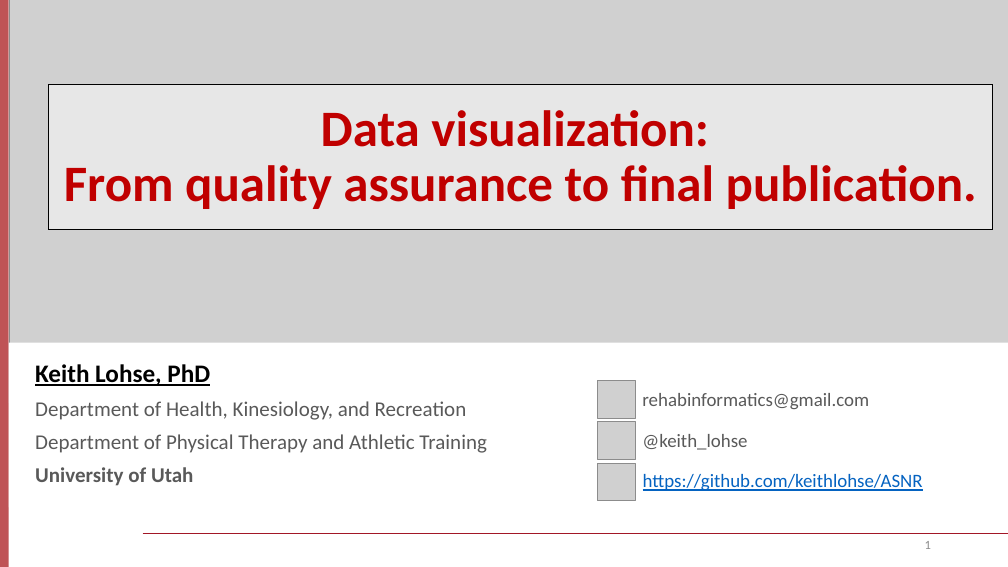
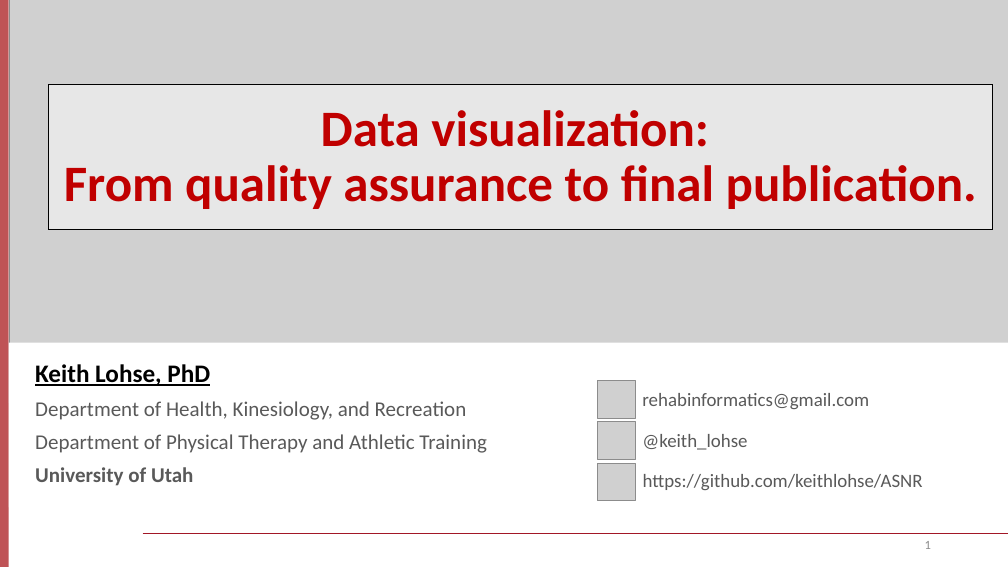
Before and after one commit to keithlohse/ASNR, a slide deck: slide 1 of ASNR_2019_workshop/lohse_ASNR_2019.pptx. Drawn at 1008x567 pixels with LibreOffice and Linux fonts; fonts in the diff are those of the drawing; grey boxes stand for pictures; background and template pictures are left out. Boxes give left, top, right and bottom in pixels: in the first picture for what was removed or moved away, otherwise in the second. Text is boxed around its words. In the diff, an @@ line names an element or a change of style, - is before the commit and + after.

Commit message:
Minor edits
Minor edits to power points and script. Getting ready for ASNR.

```diff
--- a/ASNR_2019_workshop/lohse_ASNR_2019.pptx
+++ b/ASNR_2019_workshop/lohse_ASNR_2019.pptx
@@ text "https://github.com/keithlohse/ASNR" at box(643, 474, 923, 490): text colour #0563C1 to #595959, underline off @@
```
Also in this commit, not shown: 26 other slides changed, 1 other file.
